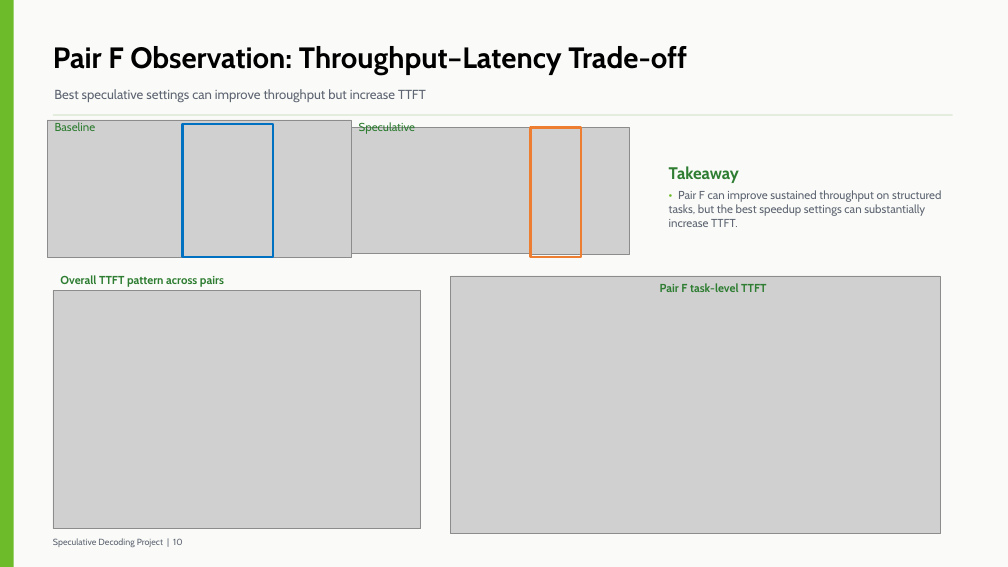
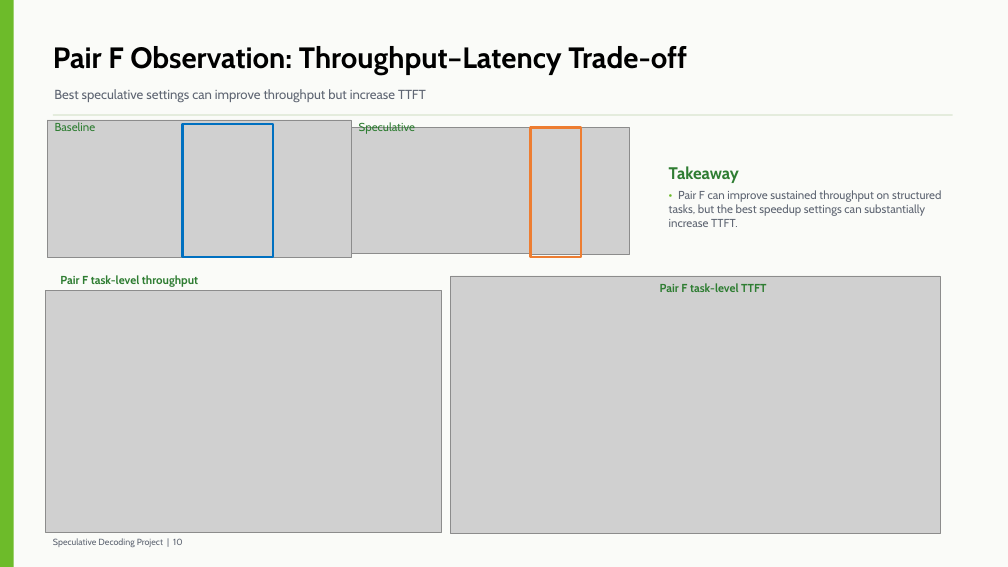
Before and after one commit to Asbetos/Final-Project-Group3, a slide deck: slide 10 of Final-Group-Presentation/group_final_presentation.pptx (slide 9 before the commit). Drawn at 1008x567 pixels with LibreOffice and Linux fonts; fonts in the diff are those of the drawing; grey boxes stand for pictures. Boxes give left, top, right and bottom in pixels: in the first picture for what was removed or moved away, otherwise in the second. Text is boxed around its words. In the diff, an @@ line names an element or a change of style, - is before the commit and + after.

Commit message:
Update final presentation

```diff
--- a/Final-Group-Presentation/group_final_presentation.pptx
+++ b/Final-Group-Presentation/group_final_presentation.pptx
@@ picture: place and size @@
-picture at bbox=[53, 290, 421, 529]
+picture at bbox=[46, 290, 442, 532]
@@ text at bbox=[60, 275, 198, 287]: text changed @@
-Overall TTFT pattern across pairs
+Pair F task-level throughput
```
Also in this commit, not shown: 1 other slide changed, 1 slide added, 1 other file.
